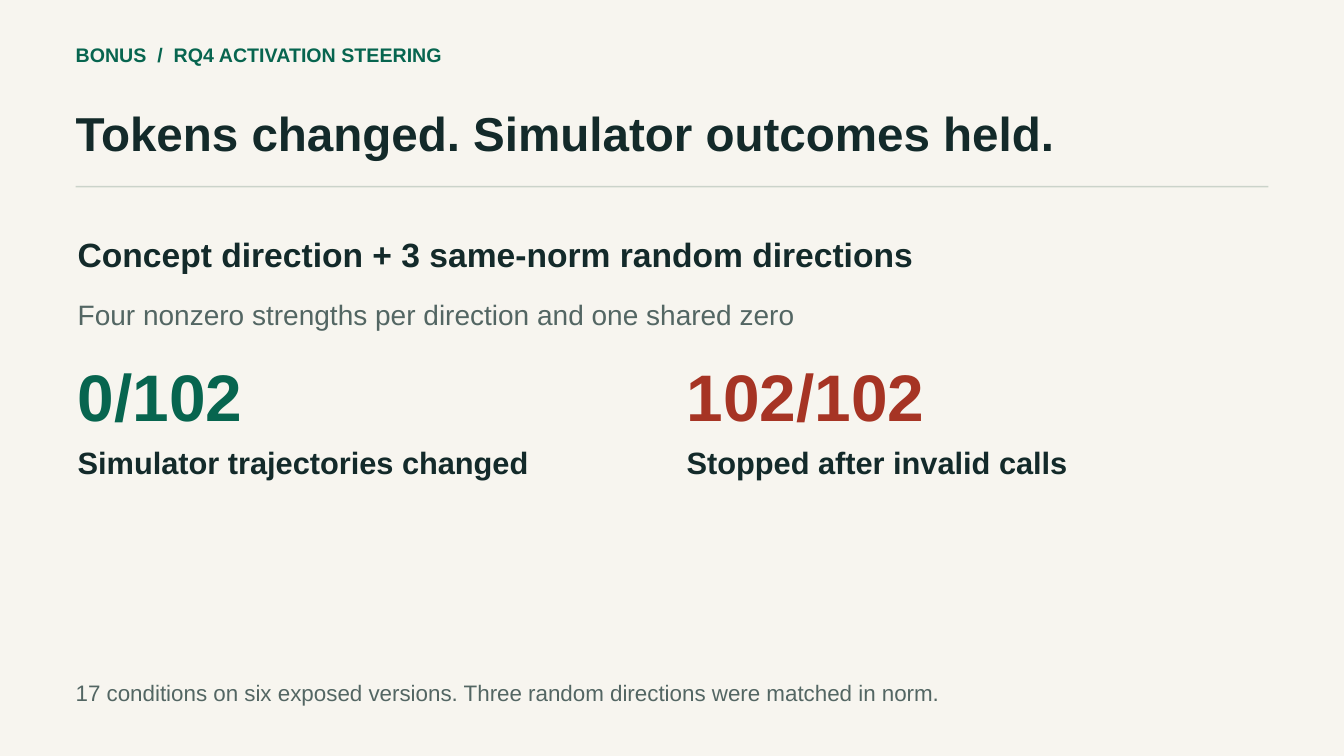
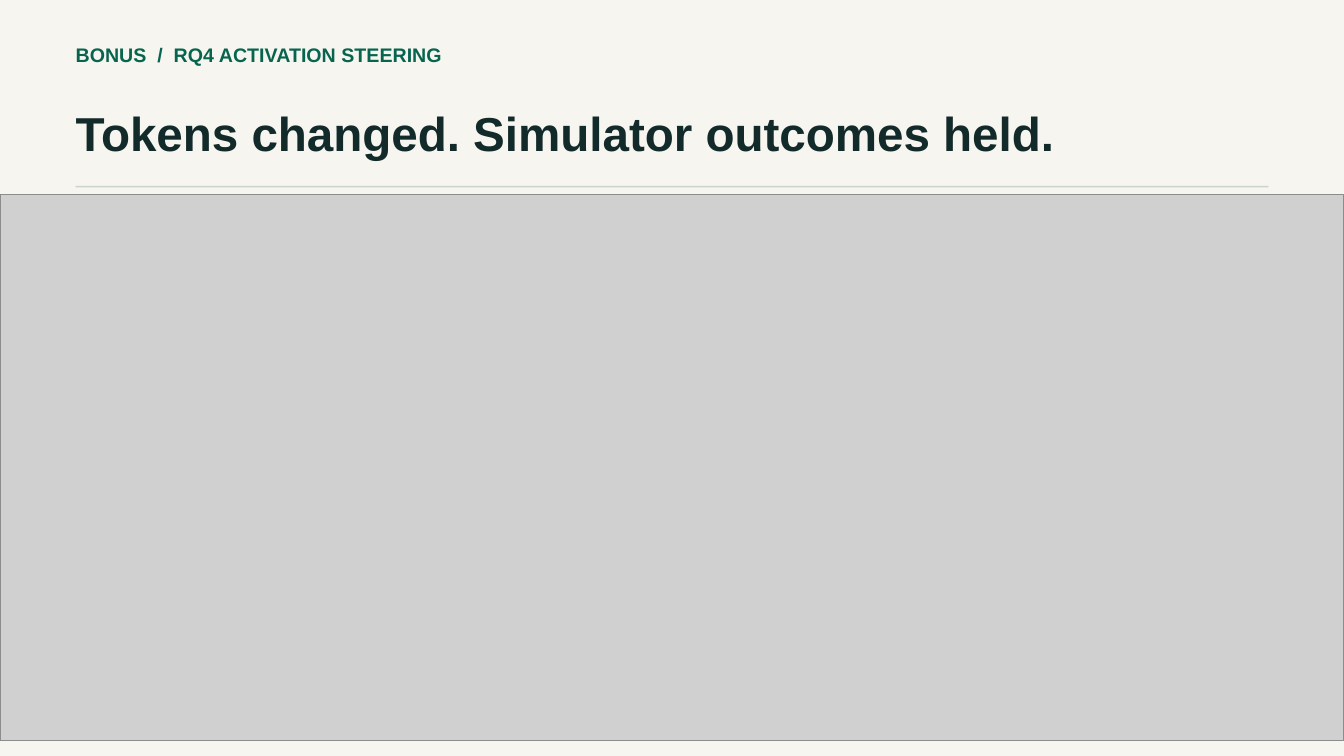
Before and after one commit to prithvi-kaizen/adnn-project, a slide deck: slide 10 of deliverables/reversibility-talk.pptx. Drawn at 1344x756 pixels with LibreOffice and Linux fonts; fonts in the diff are those of the drawing; grey boxes stand for pictures. Boxes give left, top, right and bottom in pixels: in the first picture for what was removed or moved away, otherwise in the second. Text is boxed around its words. In the diff, an @@ line names an element or a change of style, - is before the commit and + after.

```diff
--- a/deliverables/reversibility-talk.pptx
+++ b/deliverables/reversibility-talk.pptx
@@ picture added at [0,195,1344,741] @@
@@ text removed at [78,242,912,274] @@
-Concept direction + 3 same-norm random directions
@@ text removed at [78,304,795,330] @@
-Four nonzero strengths per direction and one shared zero
@@ text removed at [78,373,243,423] @@
-0/102
@@ text removed at [687,373,925,423] @@
-102/102
@@ text removed at [78,451,528,480] @@
-Simulator trajectories changed
@@ text removed at [687,451,1067,480] @@
-Stopped after invalid calls
@@ text removed at [76,685,939,706] @@
-17 conditions on six exposed versions. Three random directions were matched in norm.
```
Also in this commit, not shown: 6 other slides changed, 15 other files.
